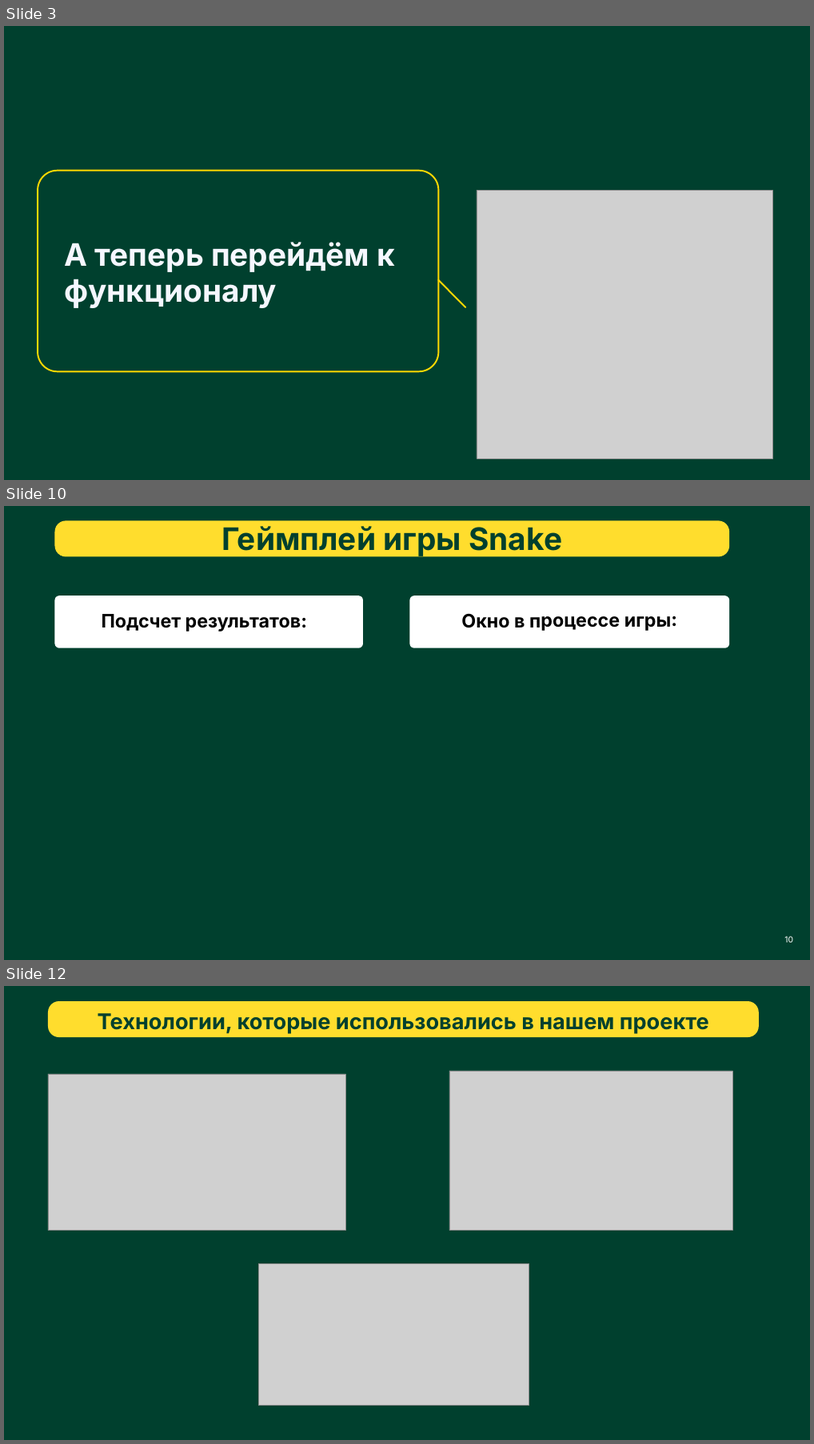
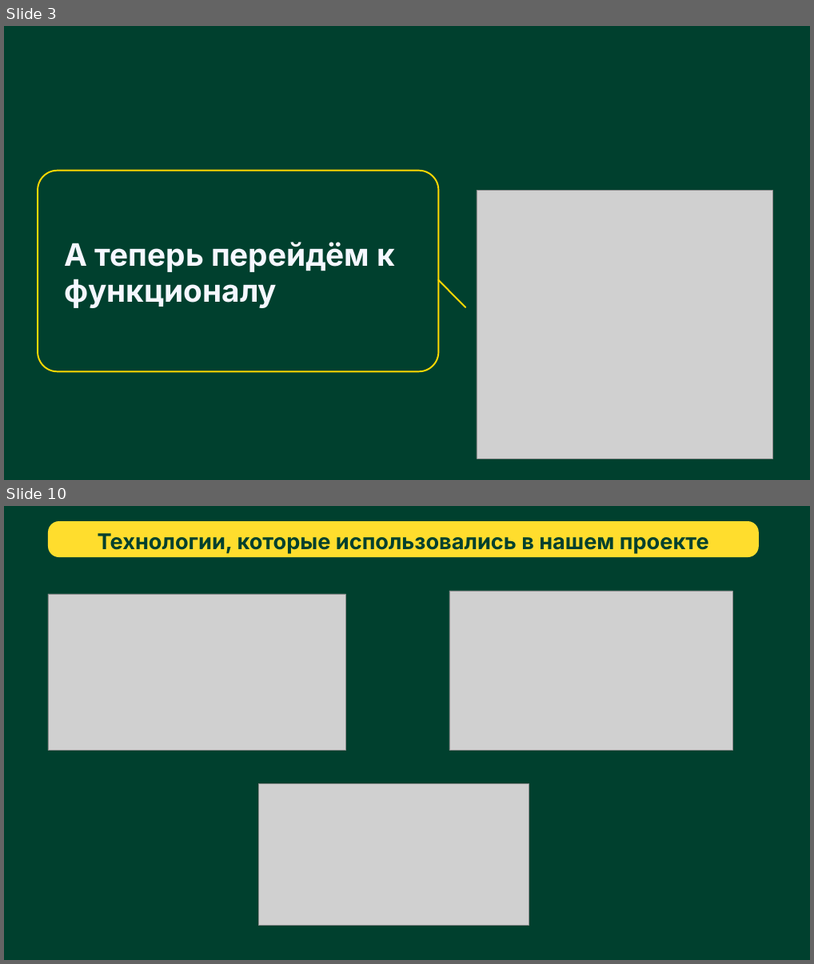
Before and after one commit to Anechka456/PyGame_project, a slide deck: data/Presentation_and_note/Better_together.pptx. Shown one above the other, each under a label of ours: slides 3, 10 and 12 before the commit, slides 3 and 10 after it; the slides between them are not shown. The pictures are 814x1444 and 814x964 pixels, drawn with LibreOffice and Linux fonts; fonts in the diff are those of the drawing; grey boxes stand for pictures; background and template pictures are left out. Boxes give left, top, right and bottom in pixels: in the first picture for what was removed or moved away, otherwise in the second. Text is boxed around its words. In the diff, an @@ line names an element or a change of style, - is before the commit and + after.

```diff
--- a/data/Presentation_and_note/Better_together.pptx
+++ b/data/Presentation_and_note/Better_together.pptx
@@ slide 10 removed at bbox=[4, 506, 810, 960], background #00402E @@
@@ rounded rectangle removed at bbox=[54, 521, 730, 557] @@
-Геймплей игры Snake
@@ rounded rectangle removed at bbox=[54, 596, 363, 648] @@
@@ rounded rectangle removed at bbox=[410, 596, 730, 648] @@
@@ text removed at bbox=[102, 614, 307, 632] @@
-Подсчет результатов:
@@ text removed at bbox=[462, 613, 678, 631] @@
-Окно в процессе игры:
@@ page number removed at bbox=[785, 936, 794, 943] @@
-10
@@ what was slide 12 is now slide 10 @@
```
Also in this commit, not shown: 7 slides changed, 1 other slide removed, 6 other files.
